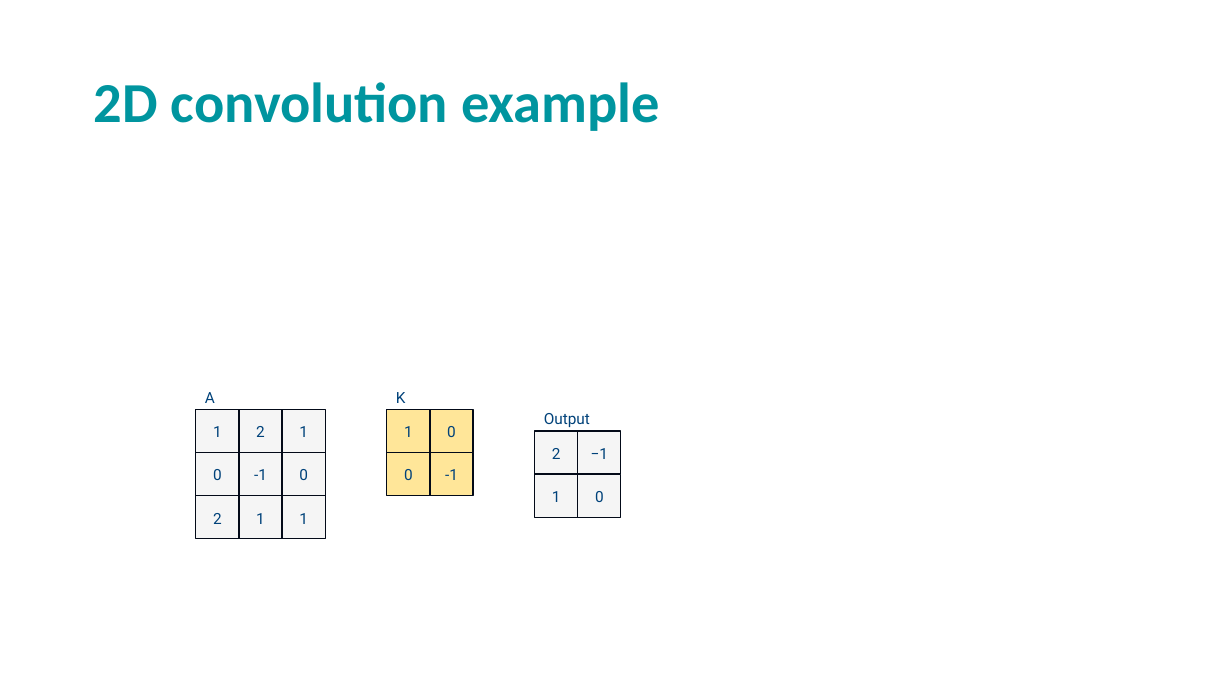
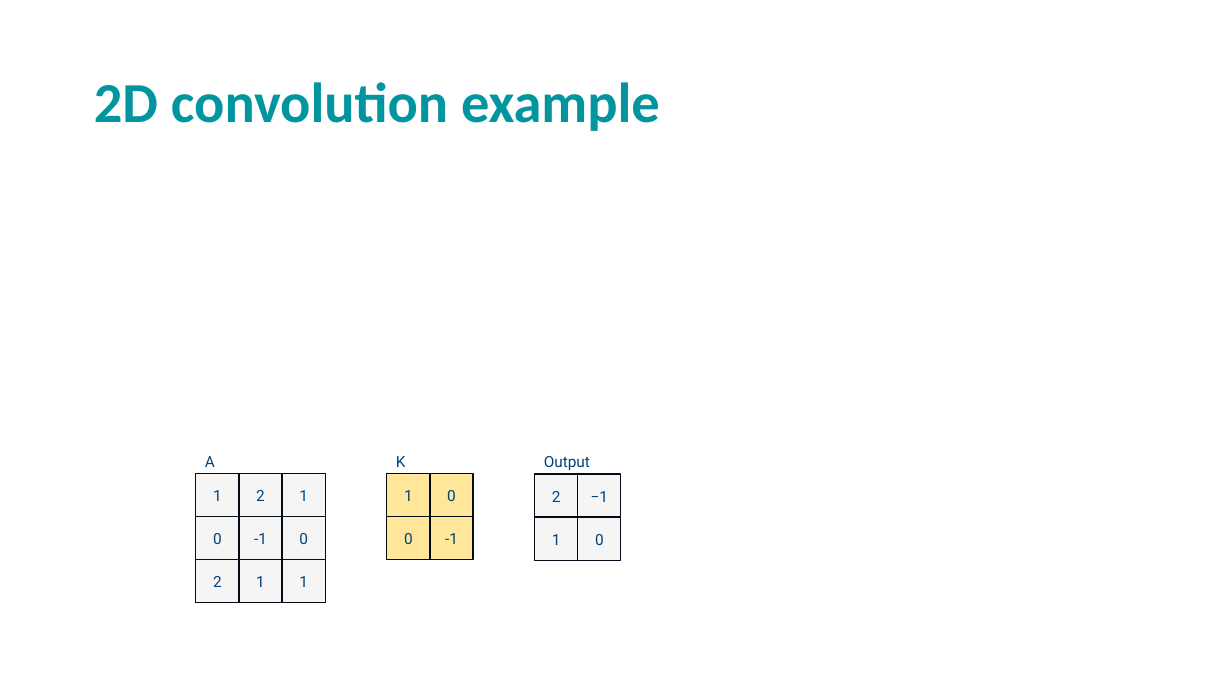
Before and after one commit to andrewcparnell/STAT41130, a slide deck: slide 19 of slides/day 2/D2C2_DL_CNN.pptx. Drawn at 1232x693 pixels with LibreOffice and Linux fonts; fonts in the diff are those of the drawing; grey boxes stand for pictures; background and template pictures are left out. Boxes give left, top, right and bottom in pixels: in the first picture for what was removed or moved away, otherwise in the second. Text is boxed around its words. In the diff, an @@ line names an element or a change of style, - is before the commit and + after.

Commit message:
Minor updated to D2 slides

```diff
--- a/slides/day 2/D2C2_DL_CNN.pptx
+++ b/slides/day 2/D2C2_DL_CNN.pptx
@@ text at box(213, 490, 222, 501): text changed @@
--1
+1
@@ text "2": place and size @@
-text "2" at box(213, 513, 222, 524)
+text "2" at box(256, 490, 265, 501)
@@ text "1": place and size @@
-text "1" at box(299, 513, 308, 524)
+text "1" at box(299, 490, 308, 501)
@@ text at box(404, 490, 413, 501): text changed @@
--1
+1
@@ text "0": place and size @@
-text "0" at box(404, 469, 413, 480)
+text "0" at box(447, 490, 456, 501)
@@ 3 texts: place and size @@
-3 texts at box(544, 413, 604, 502)
+3 texts at box(544, 456, 604, 545)
@@ text at box(591, 491, 608, 502): text changed @@
-1
+−1
@@ text at box(254, 533, 267, 544): text changed @@
-1
+-1
@@ 4 texts: place and size @@
-4 texts at box(205, 392, 406, 480)
+4 texts at box(205, 456, 406, 544)
@@ 8 rectangles: place and size @@
-8 rectangles at box(196, 453, 473, 539)
+8 rectangles at box(196, 473, 473, 560)
@@ text "0": place and size @@
-text "0" at box(447, 426, 456, 437)
+text "0" at box(404, 533, 413, 544)
@@ rectangle: place and size @@
-rectangle at box(387, 409, 431, 453)
+rectangle at box(387, 517, 431, 560)
@@ rectangle: place and size @@
-rectangle at box(430, 409, 473, 453)
+rectangle at box(430, 517, 473, 560)
@@ text at box(445, 533, 458, 544): text changed @@
-1
+-1
@@ rectangle: place and size @@
-rectangle at box(535, 431, 579, 474)
+rectangle at box(535, 518, 579, 561)
@@ text at box(552, 534, 561, 545): text changed @@
-−1
+1
@@ rectangle: place and size @@
-rectangle at box(578, 431, 621, 474)
+rectangle at box(578, 518, 621, 561)
@@ text "2": place and size @@
-text "2" at box(256, 426, 265, 437)
+text "2" at box(213, 576, 222, 587)
@@ text "1": place and size @@
-text "1" at box(213, 426, 222, 437)
+text "1" at box(256, 576, 265, 587)
@@ 3 rectangles, 1 text: place and size @@
-3 rectangles, 1 text at box(196, 409, 325, 453)
+3 rectangles, 1 text at box(196, 560, 325, 604)
```
Also in this commit, not shown: 2 other files.
